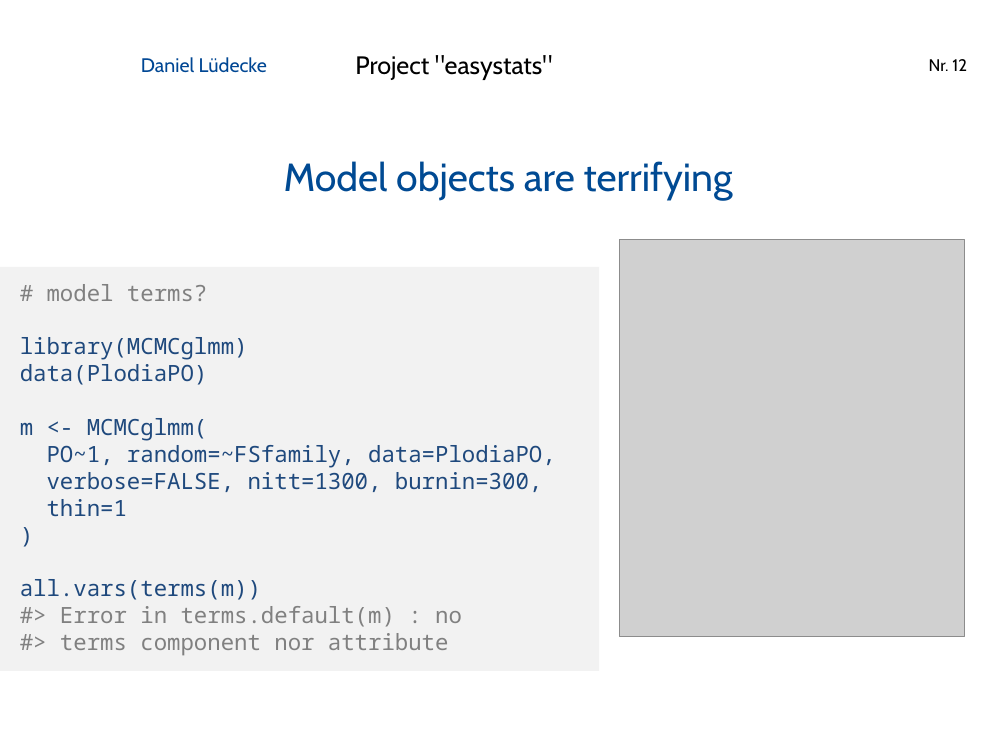
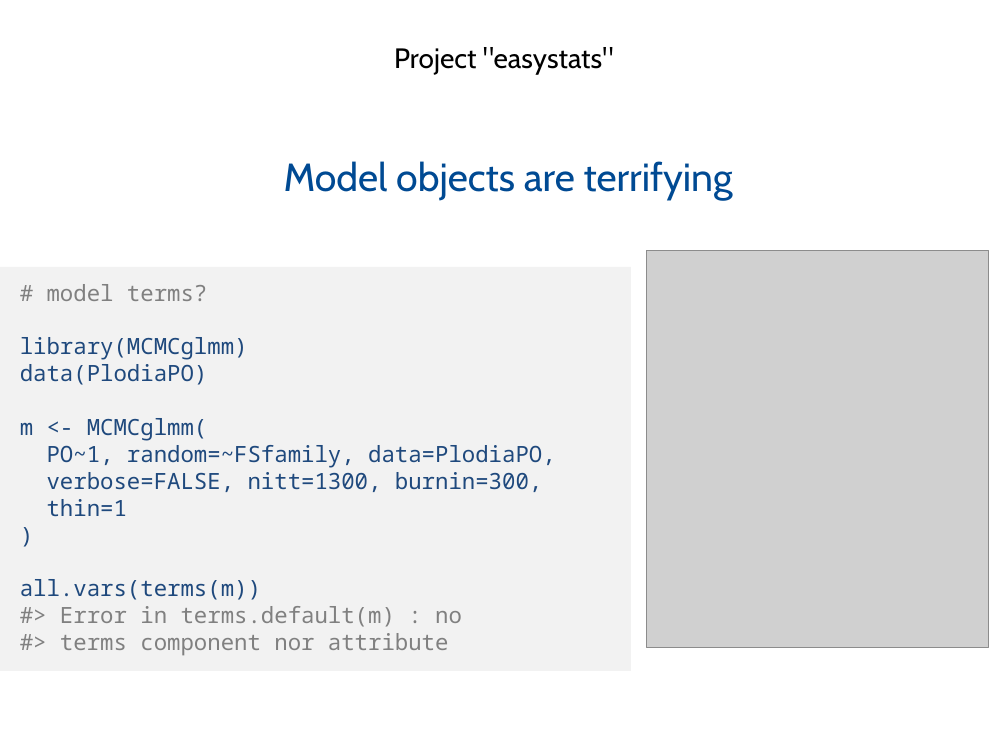
Before and after one commit to easystats/easystats, a slide deck: slide 12 of presentations/2019-02_Hamburg_RUG/1902 Hamburg RUG easystats.pptx. Drawn at 1008x756 pixels with LibreOffice and Linux fonts; fonts in the diff are those of the drawing; grey boxes stand for pictures; background and template pictures are left out. Boxes give left, top, right and bottom in pixels: in the first picture for what was removed or moved away, otherwise in the second. Text is boxed around its words. In the diff, an @@ line names an element or a change of style, - is before the commit and + after.

```diff
--- a/presentations/2019-02_Hamburg_RUG/1902 Hamburg RUG easystats.pptx
+++ b/presentations/2019-02_Hamburg_RUG/1902 Hamburg RUG easystats.pptx
@@ text "Project "easystats"": place and size @@
-text "Project "easystats"" at [355,55,553,80]
+text "Project "easystats"" at [394,47,614,75]
@@ text "Project "easystats"" at [394,47,614,75]: size 18 to 20 pt; alignment left to centre @@
@@ text removed at [141,57,267,73] @@
-Daniel Lüdecke
@@ page number removed at [929,59,967,71] @@
-Nr. 12
@@ rectangle "# model terms?": place and size @@
-rectangle "# model terms?" at [0,267,599,671]
+rectangle "# model terms?" at [0,267,631,671]
@@ picture: place and size @@
-picture at [619,240,964,637]
+picture at [647,250,989,647]
```
Also in this commit, not shown: 12 other slides changed, 1 other file.
